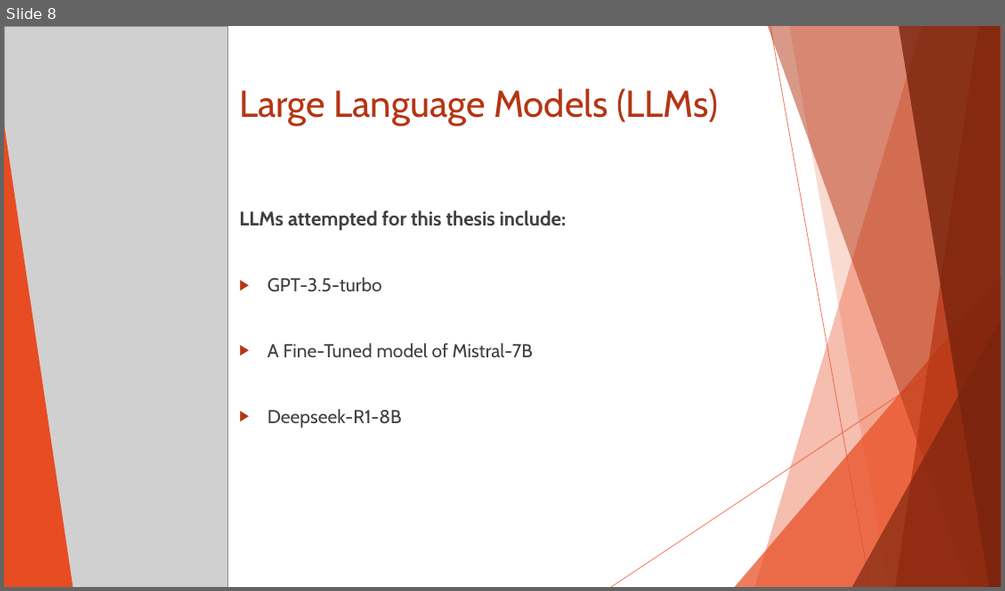
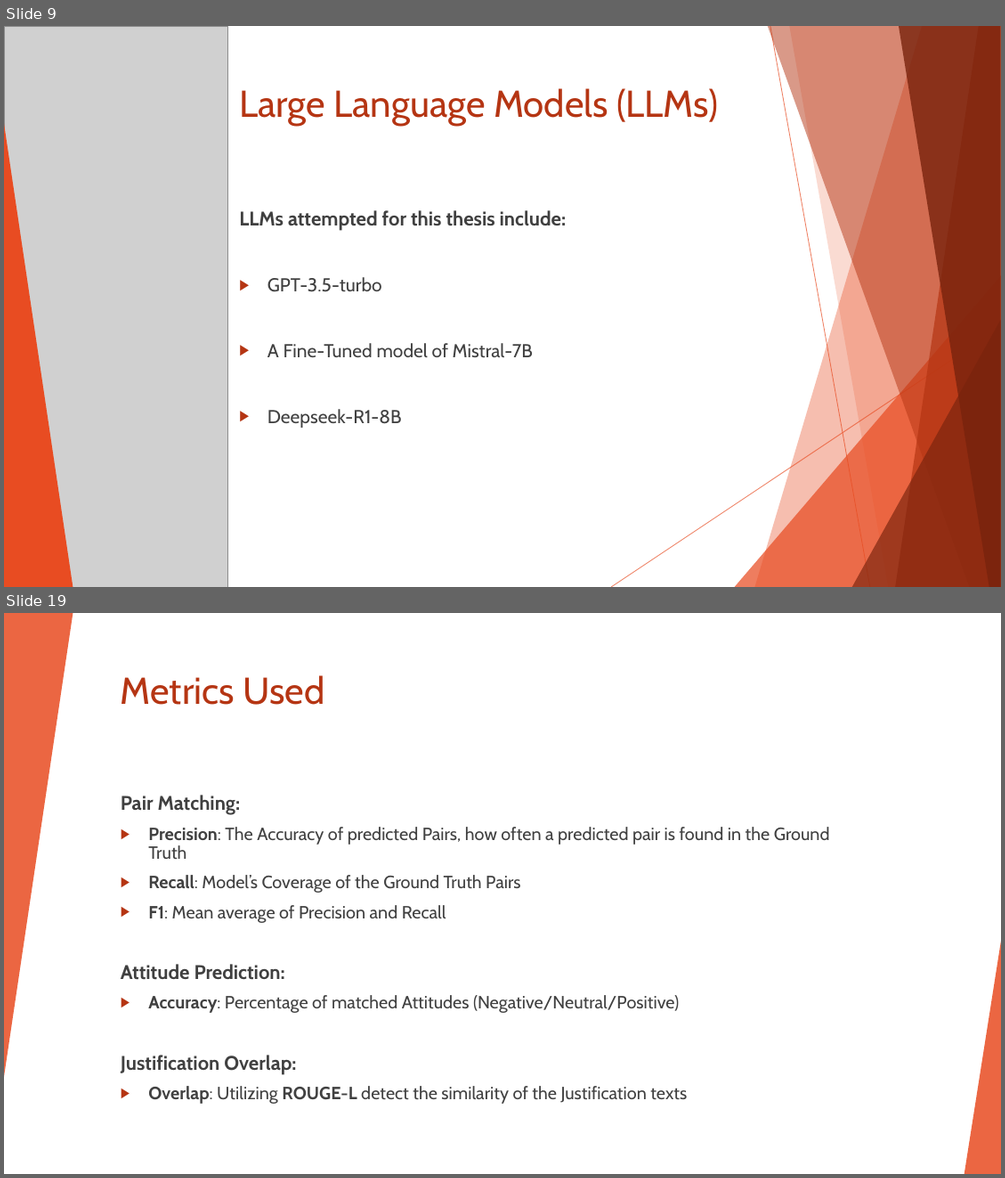
Before and after one commit to amodes01/ADE, a slide deck: Documentation/Thesis_Defend.PPTX. Shown one above the other, each under a label of ours: slide 8 before the commit, slides 9 and 19 after it; the slides between them are not shown. The pictures are 1005x591 and 1005x1178 pixels, drawn with LibreOffice and Linux fonts; fonts in the diff are those of the drawing; grey boxes stand for pictures. Boxes give left, top, right and bottom in pixels: in the first picture for what was removed or moved away, otherwise in the second. Text is boxed around its words. In the diff, an @@ line names an element or a change of style, - is before the commit and + after.

```diff
--- a/Documentation/Thesis_Defend.PPTX
+++ b/Documentation/Thesis_Defend.PPTX
@@ slide 19 added at [4, 613, 1001, 1174], background #FFFFFF; not listed: 10 template elements that a slide beside it also shows @@
@@ rectangle added at [4, 613, 1001, 1174], fill #FFFFFF @@
@@ triangle added at [4, 613, 73, 1077], fill #E84C22 at 85% opacity @@
@@ title added at [121, 675, 324, 705], 36 pt, text #B53513 @@
+Metrics Used
@@ text added at [121, 795, 830, 1103], 17 pt, text #404040 @@
+Pair Matching:
+▶ Precision: The Accuracy of predicted Pairs, how often a predicted pair is found in the Ground Truth
+▶ Recall: Model’s Coverage of the Ground Truth Pairs
+▶ F1: Mean average of Precision and Recall
+Attitude Prediction:
+▶ Accuracy: Percentage of matched Attitudes (Negative/Neutral/Positive)
+Justification Overlap:
+▶ Overlap: Utilizing ROUGE-L detect the similarity of the Justification texts
@@ triangle added at [964, 941, 1001, 1174], fill #E84C22 at 85% opacity @@
@@ what was slide 8 is now slide 9 @@
```
Also in this commit, not shown: 15 slides changed, 9 other slides added, 7 slides removed, 3 other files.
